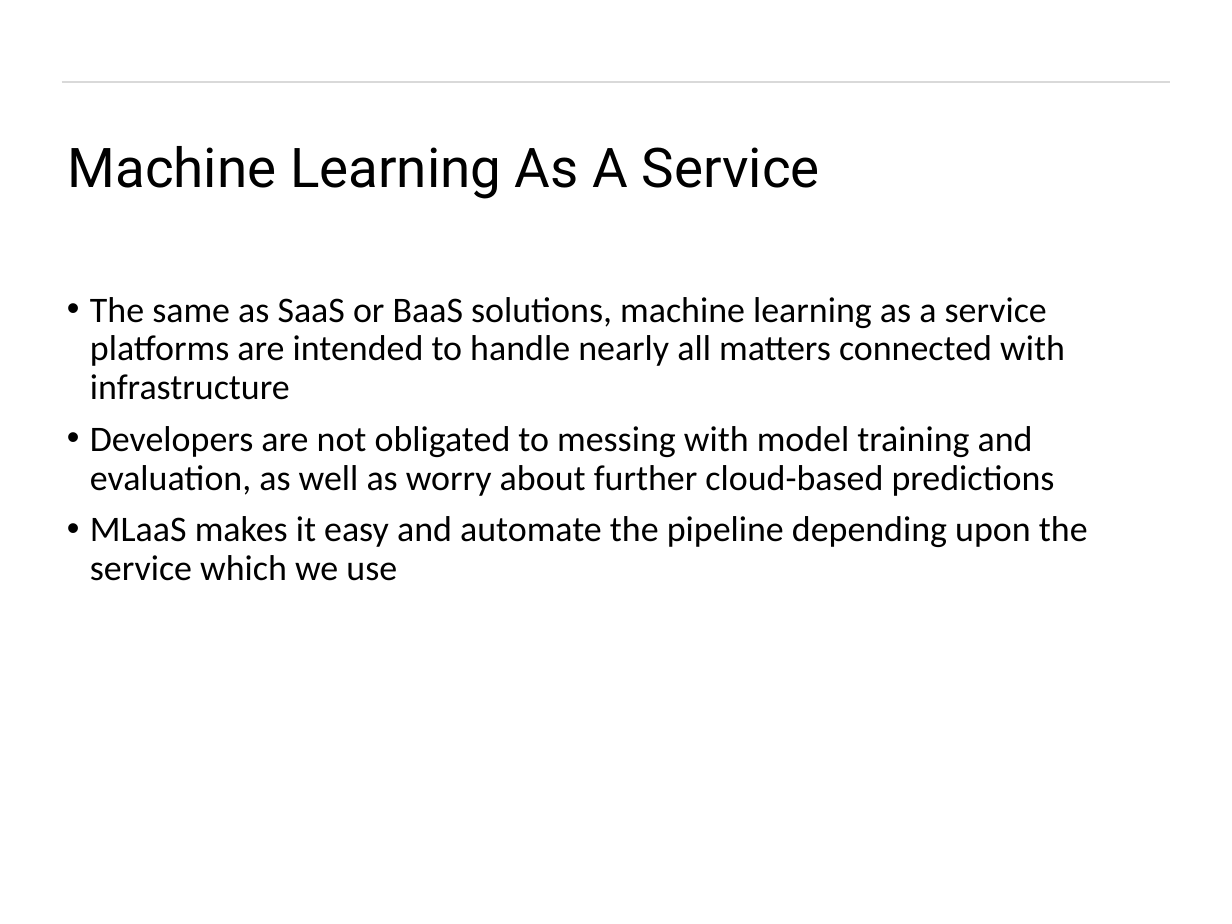
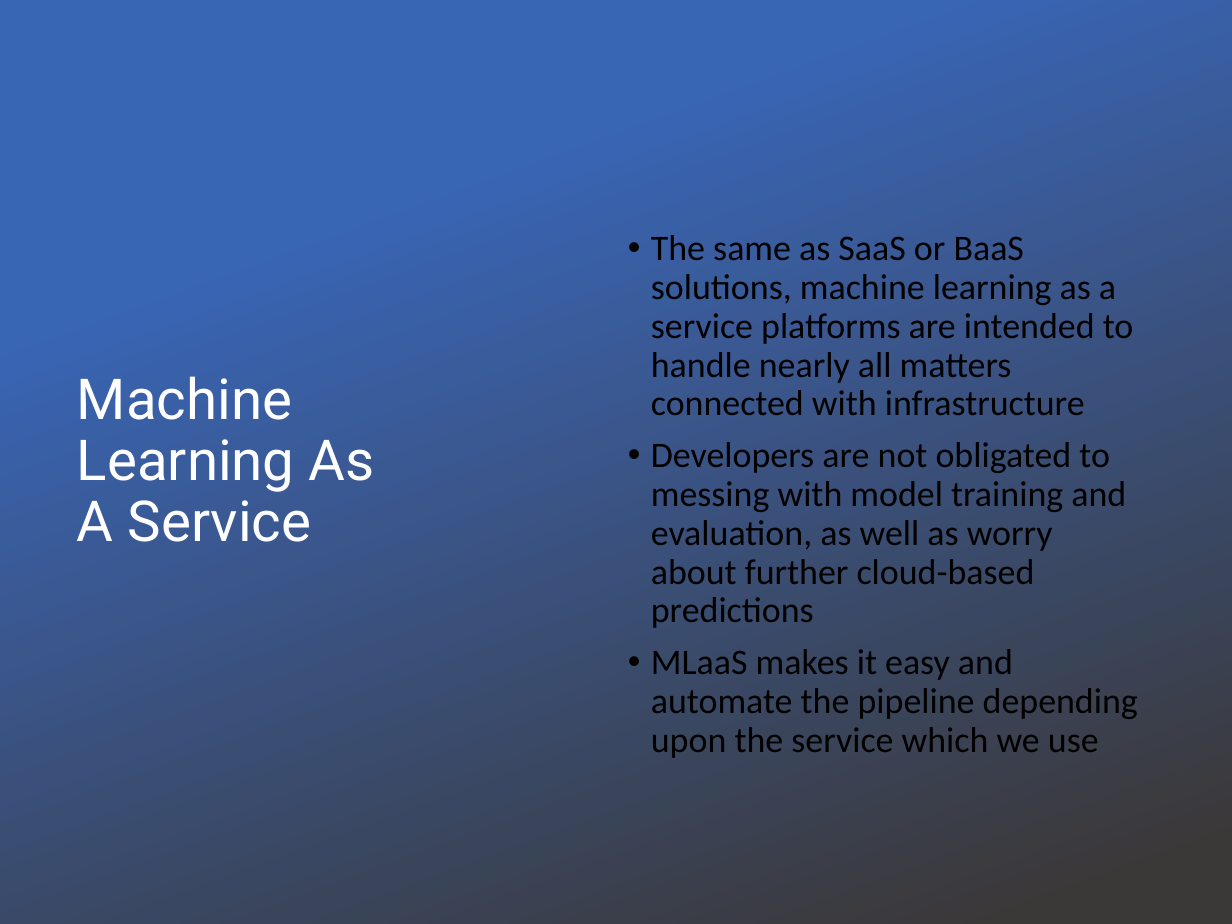
Before and after one commit to tiwari-abhi/ML_Projects, a slide deck: slide 4 of Presentation/Machine Learning As A Service.pptx. Drawn at 1232x924 pixels with LibreOffice and Linux fonts; fonts in the diff are those of the drawing; background and template pictures are left out. Boxes give left, top, right and bottom in pixels: in the first picture for what was removed or moved away, otherwise in the second. Text is boxed around its words. In the diff, an @@ line names an element or a change of style, - is before the commit and + after.

```diff
--- a/Presentation/Machine Learning As A Service.pptx
+++ b/Presentation/Machine Learning As A Service.pptx
@@ rectangle added at bbox=[0, 0, 1232, 924], fill gradient #3965B5 to #3B3838 @@
@@ text "The same as SaaS or ...": place and size @@
-text "The same as SaaS or ..." at bbox=[90, 297, 1088, 581]
+text "The same as SaaS or ..." at bbox=[651, 235, 1138, 758]
@@ text "The same as SaaS or ..." at bbox=[651, 235, 1138, 758]: vertical alignment top to middle @@
@@ title "Machine Learning As A Service": place and size @@
-title "Machine Learning As A Service" at bbox=[68, 146, 820, 199]
+title "Machine Learning As A Service" at bbox=[77, 376, 375, 542]
@@ title "Machine Learning As A Service" at bbox=[77, 376, 375, 542]: size 32 to 33 pt, text colour #000000 to #FFFFFF @@
```
Also in this commit, not shown: 15 other slides changed, 14 other files.
